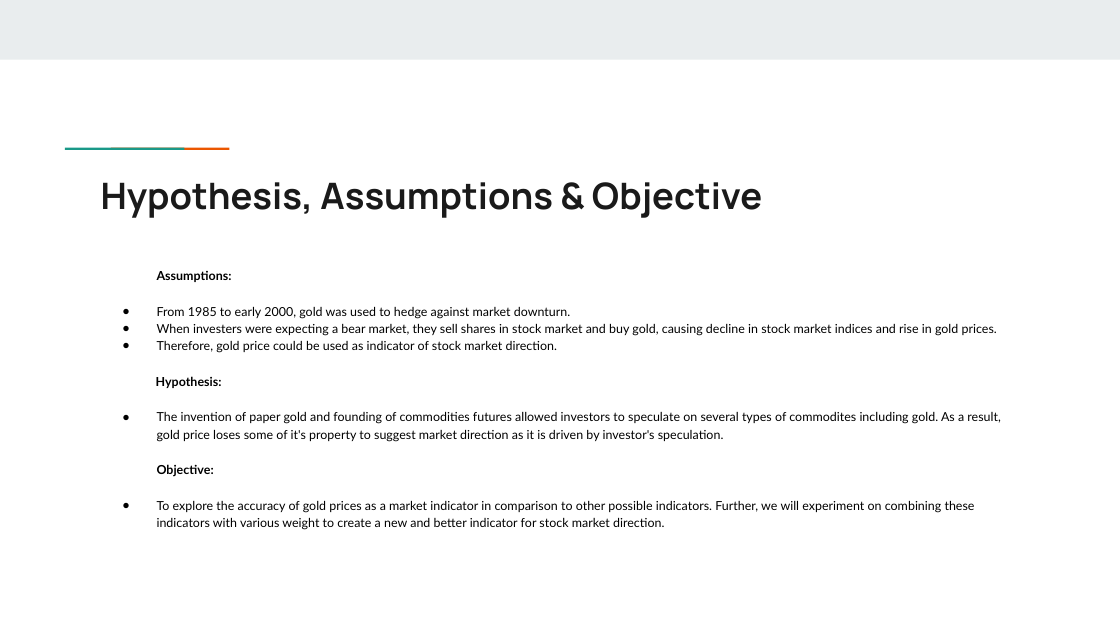
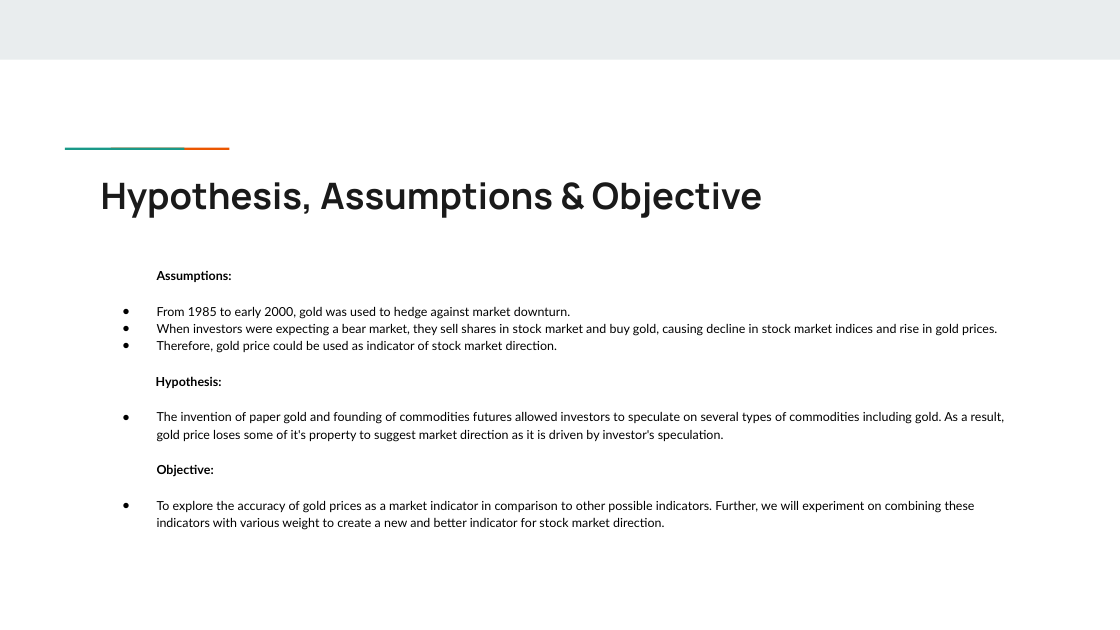
Before and after one commit to lfarlima/Monte-Carlo-Simulation, a slide deck: slide 2 of Project-01/Group Project Presentation.pptx. Drawn at 1120x630 pixels with LibreOffice and Linux fonts; fonts in the diff are those of the drawing. Boxes give left, top, right and bottom in pixels: in the first picture for what was removed or moved away, otherwise in the second. Text is boxed around its words. In the diff, an @@ line names an element or a change of style, - is before the commit and + after.

```diff
--- a/Project-01/Group Project Presentation.pptx
+++ b/Project-01/Group Project Presentation.pptx
@@ text at (157, 324, 997, 336): text changed @@
-● When investers were expecting a bear market, they sell shares in stock market and buy gold, causing decline in stock market indices and rise in gold prices.
+● When investors were expecting a bear market, they sell shares in stock market and buy gold, causing decline in stock market indices and rise in gold prices.
@@ text at (157, 412, 1004, 442): text changed @@
-● The invention of paper gold and founding of commodities futures allowed investors to speculate on several types of commodites including gold. As a result, gold price loses some of it's property to suggest market direction as it is driven by investor's speculation.
+● The invention of paper gold and founding of commodities futures allowed investors to speculate on several types of commodities including gold. As a result, gold price loses some of it's property to suggest market direction as it is driven by investor's speculation.
```
Also in this commit, not shown: 7 other slides changed, 2 other files.
